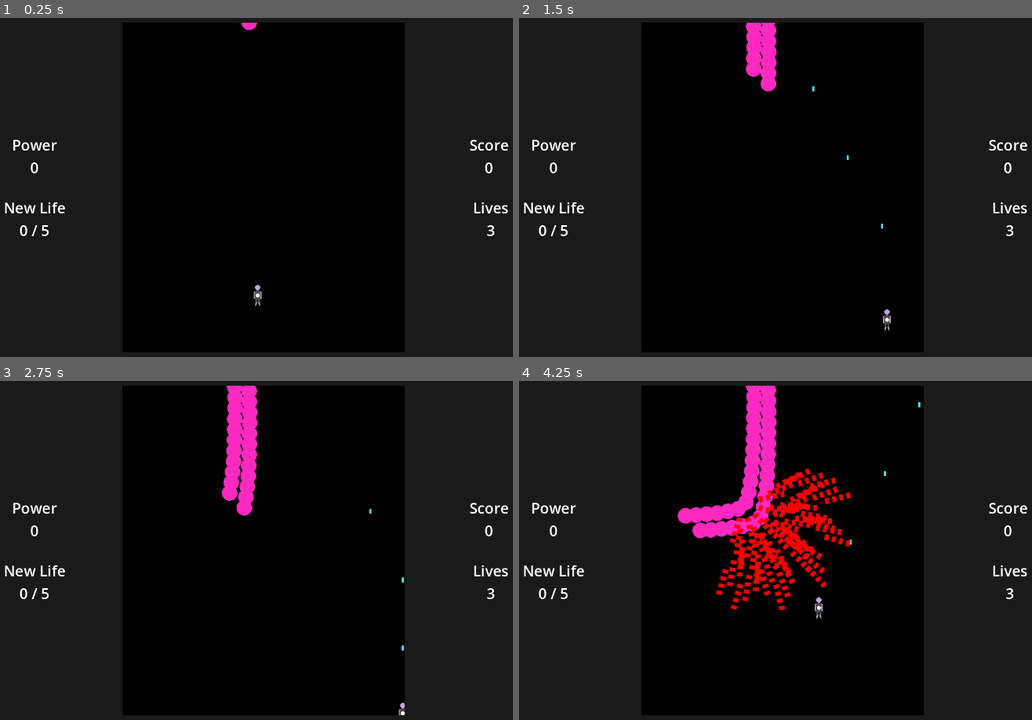
Above: before the commit, frames 1-4 (two rows, left to right).
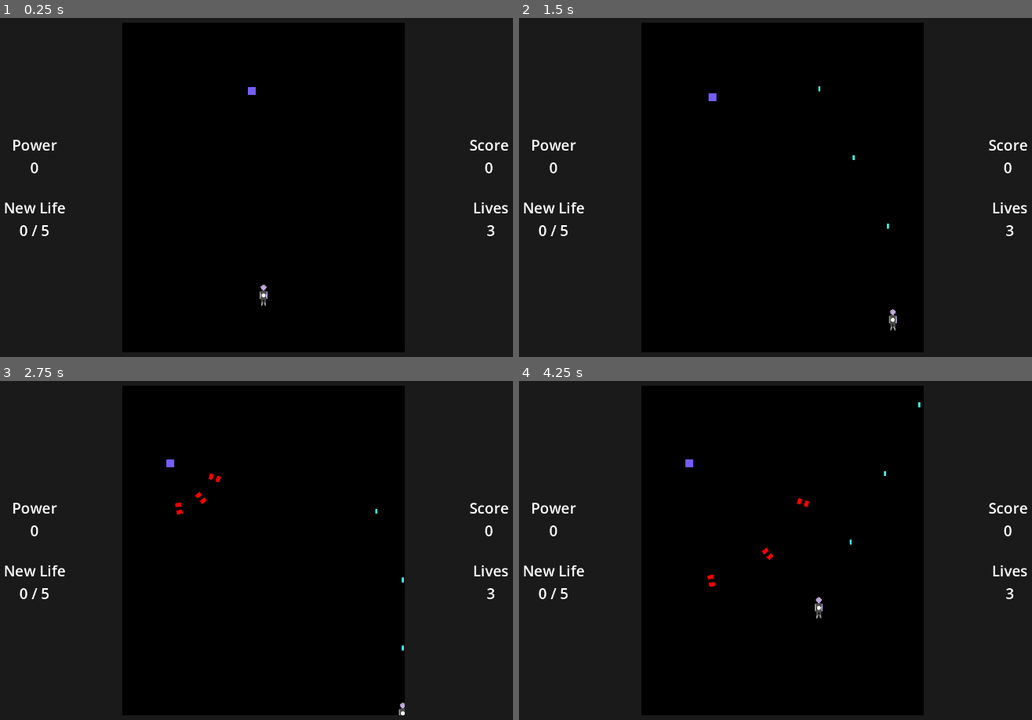
Above: after the commit, the same moments.

Repository: lukeledvina/Bullet-Hell-Godot
Game: Godot game, scene res://Scenes/Levels/test_level.tscn
Two runs of this game, one before a commit and one after it. Both use one fixed random seed, a clock stepped at 60 frames per second and the inputs below. This scene is started directly instead of the project's main scene.
Inputs:
- Up to frame 1 (0.25 s): no input
- Up to frame 2 (1.5 s): hold D (right) 0.53-1.28 s; hold Space (shoot) 0.53-1.28 s; hold S (down) from 1.28 s (still down); tap Shift (slow) at 1.35 s
- Up to frame 3 (2.75 s): release S (down) at 2.03 s; hold D (right) from 2.03 s (still down); hold Space (shoot) from 2.03 s (still down)
- Up to frame 4 (4.25 s): release D (right) at 2.78 s; release Space (shoot) at 2.78 s; hold W (up) 2.78-3.53 s; tap Shift (slow) at 2.85 s; hold A (left) from 3.53 s (still down); hold Space (shoot) from 3.53 s (still down)

The runs differ from the first frame. In frame 1, 0.2% of the frame differs, in the area x 47-53%, y 1-85%; in frame 2, 1.2%; in frame 3, 2.2%; in frame 4, 6.4%, in the area x 30-65%, y 1-68%.

Commit message:
Implemented some functionality for boss base class

Diff:
--- /dev/null
+++ b/Scenes/Bosses/boss.tscn
@@ -0,0 +1,21 @@
+[gd_scene load_steps=3 format=3 uid="uid://cogixxyioeign"]
+
+[ext_resource type="Script" path="res://Scripts/boss.gd" id="1_dphdc"]
+[ext_resource type="Texture2D" uid="uid://b7dbljpgiixi7" path="res://Assets/white_square.png" id="2_ax0mw"]
+
+[node name="Boss" type="CharacterBody2D"]
+script = ExtResource("1_dphdc")
+
+[node name="Sprite2D" type="Sprite2D" parent="."]
+modulate = Color(0.454902, 0.368627, 1, 1)
+texture = ExtResource("2_ax0mw")
+
+[node name="CollisionShape2D" type="CollisionShape2D" parent="."]
+
+[node name="AnimationPlayer" type="AnimationPlayer" parent="."]
+
+[node name="AttackCooldownTimer" type="Timer" parent="."]
+
+[node name="Rotater" type="Node2D" parent="."]
+
+[connection signal="timeout" from="AttackCooldownTimer" to="." method="_on_attack_cooldown_timer_timeout"]
--- a/Scenes/Levels/level_1.gd
+++ b/Scenes/Levels/level_1.gd
@@ -1,11 +1,8 @@
 extends Level
-
-
 
 func _on_level_progress_area_entered(_area):
 
 	spawn_enemies(floaty, 10, floaty_path_1, false, floaty_path_1_offset, floaty_time)
-
 	spawn_enemies(floaty, 10, floaty_path_1, true, floaty_path_1_offset, floaty_time)
 
 
@@ -21,3 +18,7 @@
 func _on_level_progress_4_area_entered(_area):
 	spawn_enemies(evil_floaty, 8, floaty_path_1, false, floaty_path_1_offset, floaty_time)
 	spawn_enemies(evil_floaty, 8, floaty_path_1, false, floaty_path_1_offset + parallel_offset, floaty_time)
+
+
+func _on_level_progress_5_area_entered(_area):
+	spawn_enemies(floaty, 15, floaty_path_1, false, floaty_path_1_offset + Vector2(50, 0), 1)
--- a/Scenes/Levels/level_1.tscn
+++ b/Scenes/Levels/level_1.tscn
@@ -6,6 +6,15 @@
 
 [node name="Level1" instance=ExtResource("1_jyx61")]
 script = ExtResource("2_bifxb")
+
+[node name="Marker2D" type="Marker2D" parent="Game/BossPositions" index="0"]
+position = Vector2(450, 180)
+
+[node name="Marker2D2" type="Marker2D" parent="Game/BossPositions" index="1"]
+position = Vector2(820, 180)
+
+[node name="Marker2D3" type="Marker2D" parent="Game/BossPositions" index="2"]
+position = Vector2(640, 90)
 
 [node name="LevelProgress" parent="LevelProgressionPoints" index="0" instance=ExtResource("3_55fgh")]
 position = Vector2(0, -1)
@@ -19,7 +28,11 @@
 [node name="LevelProgress4" parent="LevelProgressionPoints" index="3" instance=ExtResource("3_55fgh")]
 position = Vector2(0, -6)
 
+[node name="LevelProgress5" parent="LevelProgressionPoints" index="4" instance=ExtResource("3_55fgh")]
+position = Vector2(0, -8)
+
 [connection signal="area_entered" from="LevelProgressionPoints/LevelProgress" to="." method="_on_level_progress_area_entered"]
 [connection signal="area_entered" from="LevelProgressionPoints/LevelProgress2" to="." method="_on_level_progress_2_area_entered"]
 [connection signal="area_entered" from="LevelProgressionPoints/LevelProgress3" to="." method="_on_level_progress_3_area_entered"]
 [connection signal="area_entered" from="LevelProgressionPoints/LevelProgress4" to="." method="_on_level_progress_4_area_entered"]
+[connection signal="area_entered" from="LevelProgressionPoints/LevelProgress5" to="." method="_on_level_progress_5_area_entered"]
--- a/Scenes/Levels/test_level.tscn
+++ b/Scenes/Levels/test_level.tscn
@@ -1,12 +1,24 @@
-[gd_scene load_steps=4 format=3 uid="uid://bjwsk5syninnu"]
+[gd_scene load_steps=5 format=3 uid="uid://bjwsk5syninnu"]
 
 [ext_resource type="PackedScene" uid="uid://c8vvfgh8cy6vt" path="res://Scenes/level.tscn" id="1_fml85"]
 [ext_resource type="Script" path="res://Scripts/test_level.gd" id="2_px0mp"]
 [ext_resource type="PackedScene" uid="uid://chebn5kfyuytd" path="res://Scenes/level_progress.tscn" id="3_0djiu"]
+[ext_resource type="PackedScene" uid="uid://cogixxyioeign" path="res://Scenes/Bosses/boss.tscn" id="3_erjbq"]
 
 [node name="TestLevel" instance=ExtResource("1_fml85")]
 script = ExtResource("2_px0mp")
 
+[node name="Marker2D" type="Marker2D" parent="Game/BossPositions" index="0"]
+position = Vector2(450, 180)
+
+[node name="Marker2D2" type="Marker2D" parent="Game/BossPositions" index="1"]
+position = Vector2(820, 180)
+
+[node name="Marker2D3" type="Marker2D" parent="Game/BossPositions" index="2"]
+position = Vector2(640, 90)
+
+[node name="Boss" parent="Game" index="8" instance=ExtResource("3_erjbq")]
+
 [node name="LevelProgress" parent="LevelProgressionPoints" index="0" instance=ExtResource("3_0djiu")]
 
 [connection signal="area_entered" from="LevelProgressionPoints/LevelProgress" to="." method="_on_level_progress_area_entered"]
--- a/Scenes/enemy.tscn
+++ b/Scenes/enemy.tscn
@@ -28,7 +28,6 @@
 collision_layer = 2
 collision_mask = 5
 script = ExtResource("1_hdm7d")
-health = 100
 
 [node name="CollisionShape2D" type="CollisionShape2D" parent="."]
 
--- a/Scenes/level.tscn
+++ b/Scenes/level.tscn
@@ -17,9 +17,6 @@
 
 [node name="Level" type="Node2D"]
 script = ExtResource("1_7nvdc")
-
-[node name="PowerUpManager" type="Node" parent="."]
-script = ExtResource("2_2e2n3")
 
 [node name="Game" type="Node2D" parent="."]
 
@@ -47,9 +44,11 @@
 [node name="PlayerProjectiles" type="Node2D" parent="Game"]
 
 [node name="Player" parent="Game" instance=ExtResource("1_lemwu")]
-position = Vector2(628, 580)
+position = Vector2(640, 580)
 
 [node name="EnemyProjectiles" type="Node2D" parent="Game"]
+
+[node name="BossPositions" type="Node2D" parent="Game"]
 
 [node name="Camera2D" type="Camera2D" parent="Game"]
 anchor_mode = 0
@@ -62,33 +61,36 @@
 position = Vector2(0, 5.75)
 shape = SubResource("RectangleShape2D_hygon")
 
-[node name="Borders" type="Node2D" parent="Game"]
+[node name="LevelProgressionPoints" type="Node2D" parent="."]
+
+[node name="PowerUpManager" type="Node" parent="."]
+script = ExtResource("2_2e2n3")
+
+[node name="UserInterface" type="CanvasLayer" parent="."]
+
+[node name="Borders" type="Node2D" parent="UserInterface"]
 visible = false
 modulate = Color(0.101961, 0.101961, 0.101961, 1)
 
-[node name="Sprite2D" type="Sprite2D" parent="Game/Borders"]
+[node name="Sprite2D" type="Sprite2D" parent="UserInterface/Borders"]
 position = Vector2(176, 359.5)
 scale = Vector2(22, 45.0625)
 texture = ExtResource("3_vrfrt")
 
-[node name="Sprite2D2" type="Sprite2D" parent="Game/Borders"]
+[node name="Sprite2D2" type="Sprite2D" parent="UserInterface/Borders"]
 position = Vector2(1104, 360)
 scale = Vector2(22, 45)
 texture = ExtResource("3_vrfrt")
 
-[node name="Sprite2D3" type="Sprite2D" parent="Game/Borders"]
+[node name="Sprite2D3" type="Sprite2D" parent="UserInterface/Borders"]
 position = Vector2(640, 708)
 scale = Vector2(36, 1.5)
 texture = ExtResource("3_vrfrt")
 
-[node name="Sprite2D4" type="Sprite2D" parent="Game/Borders"]
+[node name="Sprite2D4" type="Sprite2D" parent="UserInterface/Borders"]
 position = Vector2(640, 12)
 scale = Vector2(36, 1.5)
 texture = ExtResource("3_vrfrt")
-
-[node name="LevelProgressionPoints" type="Node2D" parent="."]
-
-[node name="UserInterface" type="CanvasLayer" parent="."]
 
 [node name="MarginContainer" type="MarginContainer" parent="UserInterface"]
 anchors_preset = 15
--- /dev/null
+++ b/Scripts/boss.gd
@@ -0,0 +1,106 @@
+extends CharacterBody2D
+class_name Boss
+
+var can_attack: bool = true
+
+@export var health: int = 5000
+@export var speed: int = 100
+@export var score_value: int = 100
+
+var projectile_speed: int = 100
+
+@export var damage_power_up_value: int = 1
+@export var life_power_up_value: int = 1
+@export var progress_speed: float = 100
+@export var attack_point: float = 300
+@export var projectile_scene: PackedScene = preload("res://Scenes/enemy_projectile.tscn")
+
+#var spawn_point_count: int = 1
+#var arc_degrees: int = 60
+#var spacing: int = 15
+#var rows: int = 5
+#var radius: int = 20
+
+
+@onready var rotater: Node2D = $Rotater
+@onready var animation_player: AnimationPlayer = $AnimationPlayer
+@onready var attack_cooldown_timer: Timer = $AttackCooldownTimer
+@onready var enemy_projectile_container: Node2D = $"../EnemyProjectiles"
+@onready var player: CharacterBody2D = $"../Player"
+@onready var boss_position_container: Node2D = $"../BossPositions"
+var current_pos_index: int = 0
+var position_amount: int = 3
+
+var center_position: Vector2 = Vector2(640, 160)
+# alternate position btwn points: 1,2,3 1,2,3, and then at phase change go back to center
+
+# TODO: hook up projectile signal, get movement to work in a continuous loop
+
+func _ready():
+	global_position = center_position
+
+	attack(3, 60, 2, 25, 15, 2, 2)
+
+
+func attack_setup(spawn_point_count, arc_degrees, rows, radius, spacing):
+	#ignore this :))
+	if spawn_point_count != 0:
+		spawn_point_count += 1
+
+	var step = (arc_degrees * PI/180) / spawn_point_count
+	var current_spacing = 0
+	for i in rows:
+		var alternator: int = 1
+		for k in range(spawn_point_count):
+			var spawn_point = Node2D.new()
+			var pos = Vector2(radius + current_spacing, 0).rotated(step * k * alternator)
+			if alternator == -1:
+				pos = Vector2(radius + current_spacing, 0).rotated(step * (k - 1) * alternator)
+			spawn_point.position = pos
+			spawn_point.rotation = pos.angle()
+			rotater.add_child(spawn_point)
+			alternator = -alternator
+
+		current_spacing += spacing
+
+func move(new_position: Vector2, movement_time: float):
+	var tween = get_tree().create_tween()
+	tween.tween_property(self, "global_position", new_position, movement_time)
+
+	#Tween.interpolate_value(global_position, new_position - global_position, 0,  movement_time, Tween.TRANS_CUBIC, Tween.EASE_IN_OUT)
+
+
+func attack(spawn_point_count: int, arc_degrees: int, rows: int, radius: int, spacing: int, movement_time: float, post_attack_time: float):
+
+	attack_setup(spawn_point_count, arc_degrees, rows, radius, spacing)
+
+	move(boss_position_container.get_child(current_pos_index).global_position, movement_time)
+
+	await get_tree().create_timer(movement_time + 0.1).timeout
+
+	if can_attack and Globals.player_alive:
+		var direction: Vector2 = (player.global_position - global_position).normalized()
+		rotater.rotation_degrees = rad_to_deg(direction.angle())
+
+
+		for point in rotater.get_children():
+			var projectile = projectile_scene.instantiate()
+			projectile.speed = projectile_speed
+			enemy_projectile_container.add_child.call_deferred(projectile)
+			projectile.global_position = point.global_position
+			projectile.global_rotation = point.global_rotation
+			call_deferred("emit_signal", "enemy_projectile_created", projectile)
+
+			point.queue_free()
+
+	current_pos_index += 1
+	if current_pos_index >= position_amount:
+		current_pos_index = 0
+
+	can_attack = false
+
+	await get_tree().create_timer(post_attack_time).timeout
+
+
+func _on_attack_cooldown_timer_timeout():
+	can_attack = true
--- a/Scripts/enemy.gd
+++ b/Scripts/enemy.gd
@@ -10,7 +10,7 @@
 
 
 
-@export var health: int = 1:
+@export var health: int = 100:
 	set(value):
 		if value <= 0:
 			emit_signal("enemy_killed", score_value, damage_power_up_value, life_power_up_value, global_position)
@@ -33,7 +33,7 @@
 
 
 @onready var rotater: Node2D = $Rotater
-@onready var animation_player = $AnimationPlayer
+@onready var animation_player: AnimationPlayer = $AnimationPlayer
 
 @onready var player: CharacterBody2D = $"../../../../Player"
 @onready var enemy_projectile_container: Node2D = $"../../../../EnemyProjectiles"
--- a/Scripts/level.gd
+++ b/Scripts/level.gd
@@ -20,7 +20,7 @@
 @onready var life_power_up_label: Label = $UserInterface/MarginContainer/PowerUpContainer/LifePowerUpContainer/LifeProgressNumber
 @onready var game: Node2D = $Game
 @onready var enemy_projectile_container: Node2D = $Game/EnemyProjectiles
-@onready var borders: Node2D = $Game/Borders
+@onready var borders: Node2D = $UserInterface/Borders
 @onready var enemy_paths: Node2D = $Game/EnemyPaths
 @onready var power_up_manager: Node = $PowerUpManager
 
--- a/Scripts/power_up.gd
+++ b/Scripts/power_up.gd
@@ -2,15 +2,8 @@
 
 signal collected()
 
-var speed: int = 50
+var speed: int = 100
 # on spawn, go up, and then start falling, once you reach a max speed, keep it constant
-
-func ready():
-	#var movement_tween = get_tree().create_tween()
-	#
-	#movement_tween.tween_property(self, "position", Vector2(0, -100), 1)
-	#movement_tween.tween_property(self, "position", Vector2(0, 300), 3)
-	pass
 
 func _physics_process(delta):
 	global_position.y += speed * delta
--- a/Scripts/power_up_manager.gd
+++ b/Scripts/power_up_manager.gd
@@ -51,8 +51,6 @@
 		Globals.score += 1000
 		score_number_label.text = str(Globals.score)
 	else:
-
-		#This currently does nothing
 		Globals.player_damage += 1
 
 	if Globals.player_damage % damage_upgrade_breakpoint == 0:
--- a/Scripts/test_level.gd
+++ b/Scripts/test_level.gd
@@ -1,7 +1,7 @@
 extends Level
 
 
-func _on_level_progress_area_entered(_area):
-	offset = Vector2(300, 0)
-	spawn_enemies(evil_floaty, 50, floaty_path_1, true, floaty_path_1_offset, floaty_time)
-	spawn_enemies(evil_floaty, 50, floaty_path_1, true, floaty_path_1_offset + parallel_offset, floaty_time)
+#func _on_level_progress_area_entered(_area):
+	#offset = Vector2(300, 0)
+	#spawn_enemies(evil_floaty, 50, floaty_path_1, true, floaty_path_1_offset, floaty_time)
+	#spawn_enemies(evil_floaty, 50, floaty_path_1, true, floaty_path_1_offset + parallel_offset, floaty_time)
Not shown, changed: design_doc.txt
